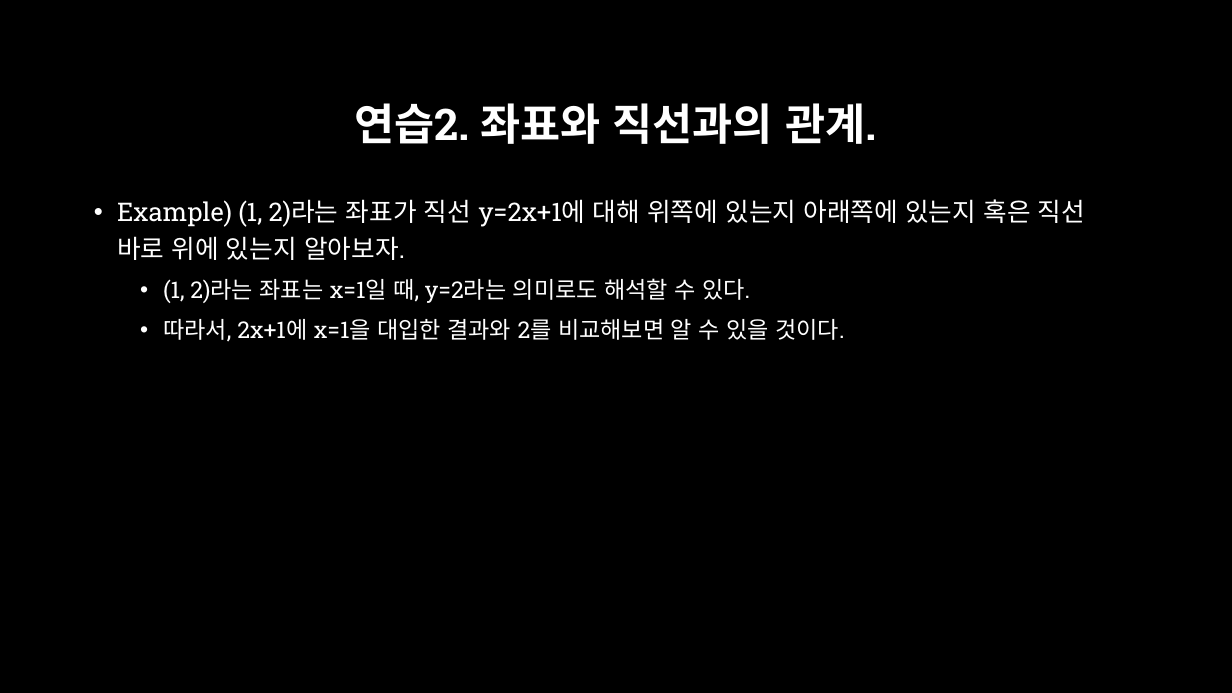
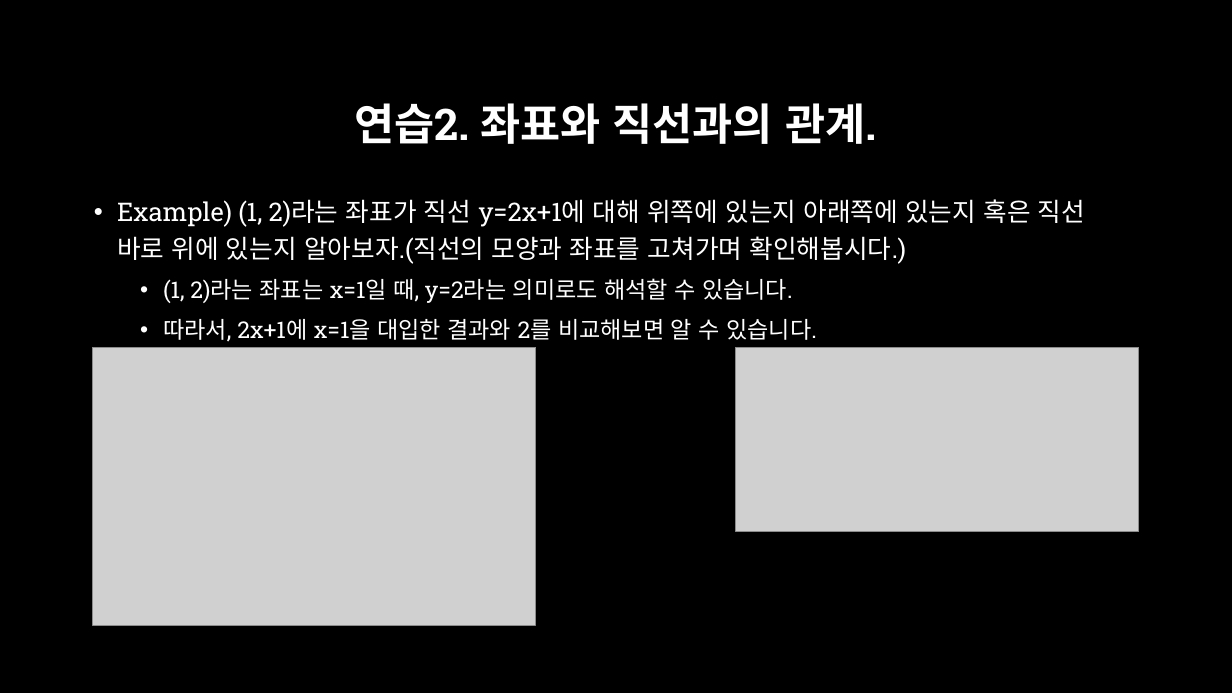
Before and after one commit to across0406/2017-GNU-Science-Camp-of-Computer-Science, a slide deck: slide 21 of ppt/2. 실습환경 및 Python 기초.pptx (slide 17 before the commit). Drawn at 1232x693 pixels with LibreOffice and Linux fonts; fonts in the diff are those of the drawing; grey boxes stand for pictures; background and template pictures are left out. Boxes give left, top, right and bottom in pixels: in the first picture for what was removed or moved away, otherwise in the second. Text is boxed around its words. In the diff, an @@ line names an element or a change of style, - is before the commit and + after.

```diff
--- a/ppt/2. 실습환경 및 Python 기초.pptx
+++ b/ppt/2. 실습환경 및 Python 기초.pptx
@@ text at [117,199,1085,342]: text changed; size 18 to 20 pt @@
-• Example) (1, 2)라는 좌표가 직선 y=2x+1에 대해 위쪽에 있는지 아래쪽에 있는지 혹은 직선 바로 위에 있는지 알아보자.
-  • (1, 2)라는 좌표는 x=1일 때, y=2라는 의미로도 해석할 수 있다.
-  • 따라서, 2x+1에 x=1을 대입한 결과와 2를 비교해보면 알 수 있을 것이다.
+• Example) (1, 2)라는 좌표가 직선 y=2x+1에 대해 위쪽에 있는지 아래쪽에 있는지 혹은 직선 바로 위에 있는지 알아보자.(직선의 모양과 좌표를 고쳐가며 확인해봅시다.)
+  • (1, 2)라는 좌표는 x=1일 때, y=2라는 의미로도 해석할 수 있습니다.
+  • 따라서, 2x+1에 x=1을 대입한 결과와 2를 비교해보면 알 수 있습니다.
@@ picture added at [92,348,536,626] @@
@@ picture added at [736,348,1139,532] @@
```
Also in this commit, not shown: 4 slides added, 2 other files.
